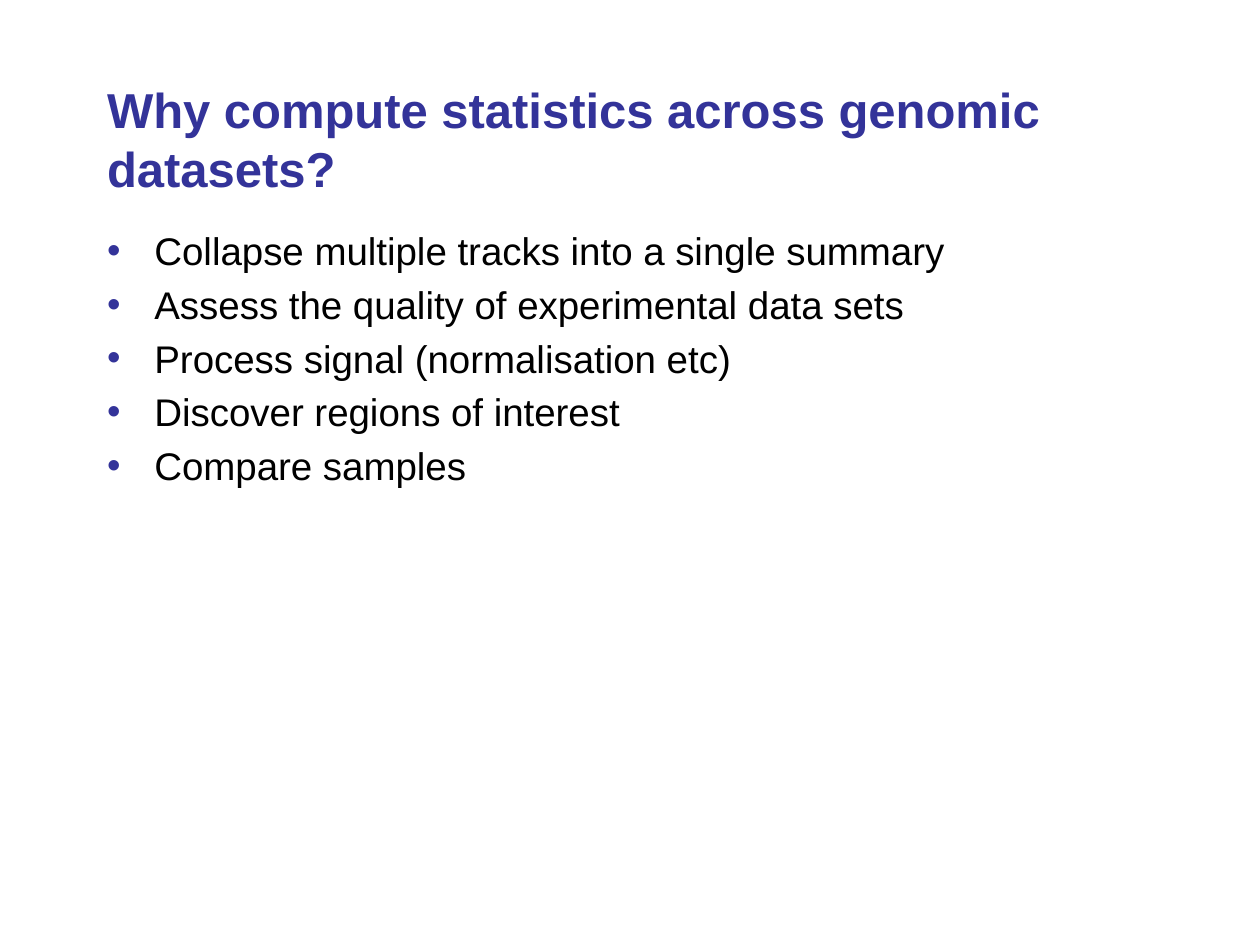
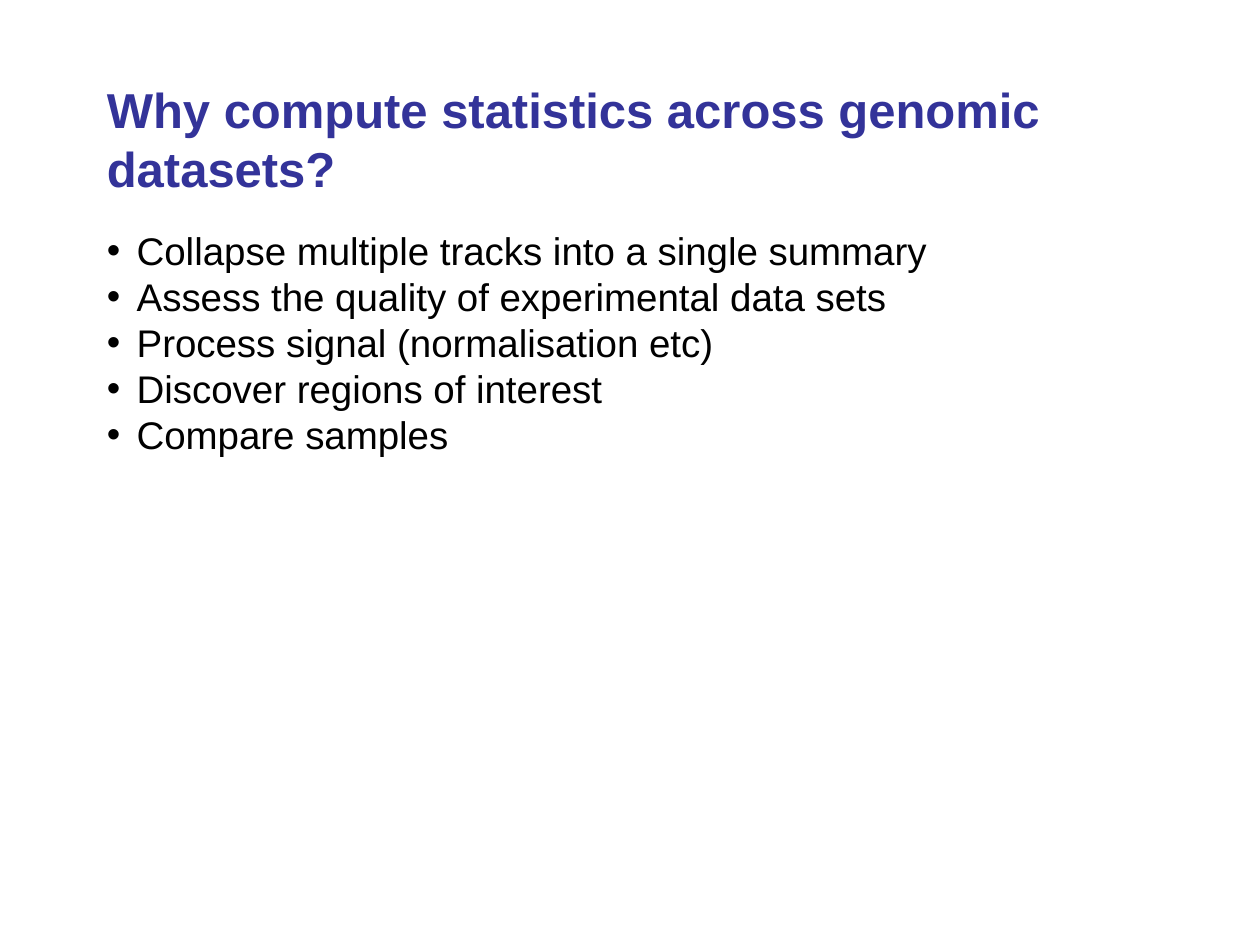
Before and after one commit to Ensembl/ensembl-presentation, a slide deck: slide 2 of API/Regulation/slides/wiggletools.pptx. Drawn at 1260x945 pixels with LibreOffice and Linux fonts; fonts in the diff are those of the drawing; background and template pictures are left out. Boxes give left, top, right and bottom in pixels: in the first picture for what was removed or moved away, otherwise in the second. Text is boxed around its words. In the diff, an @@ line names an element or a change of style, - is before the commit and + after.

```diff
--- a/API/Regulation/slides/wiggletools.pptx
+++ b/API/Regulation/slides/wiggletools.pptx
@@ text "Collapse multiple tracks into a ..." at box(137, 237, 927, 457): indent changed; less space between paragraphs @@
```
Also in this commit, not shown: 4 other slides changed, 4 other files.
